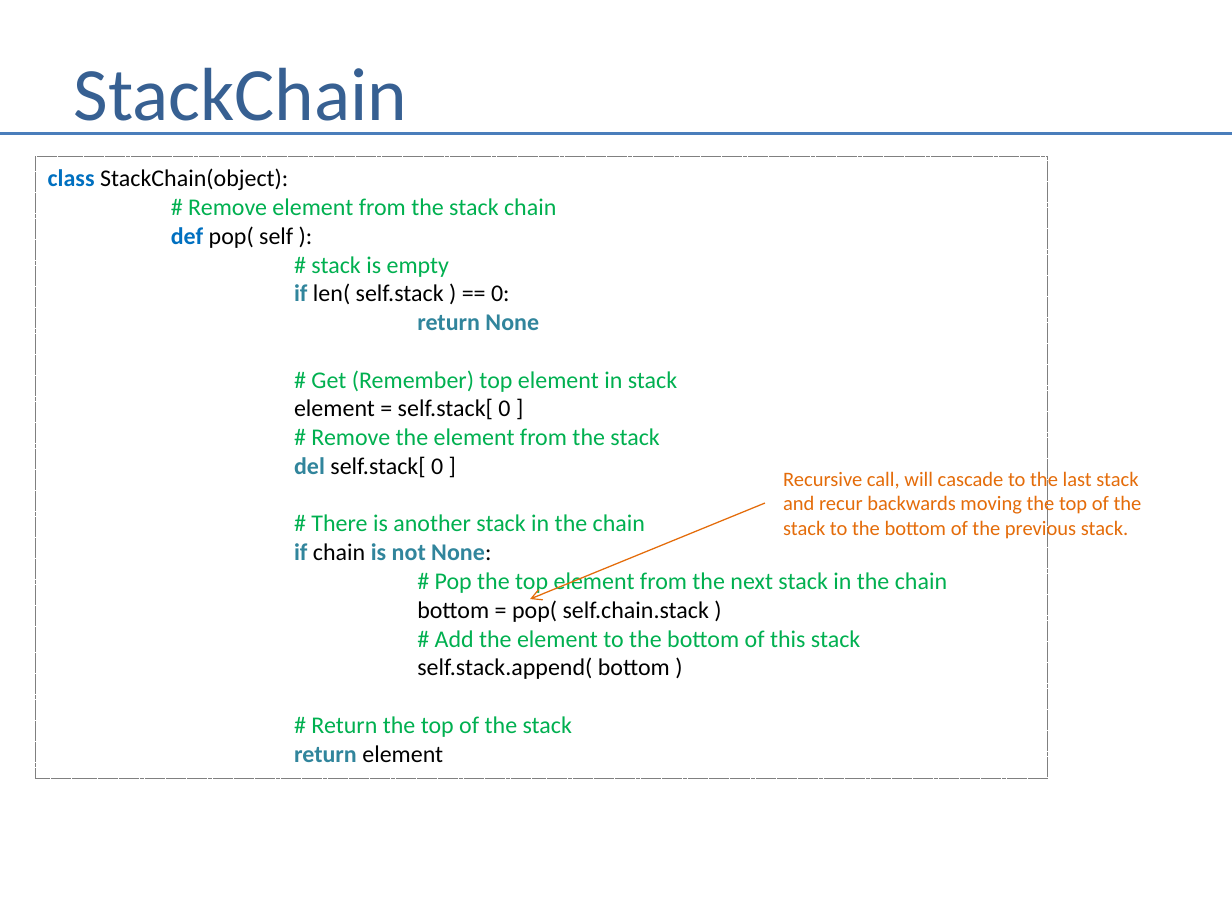
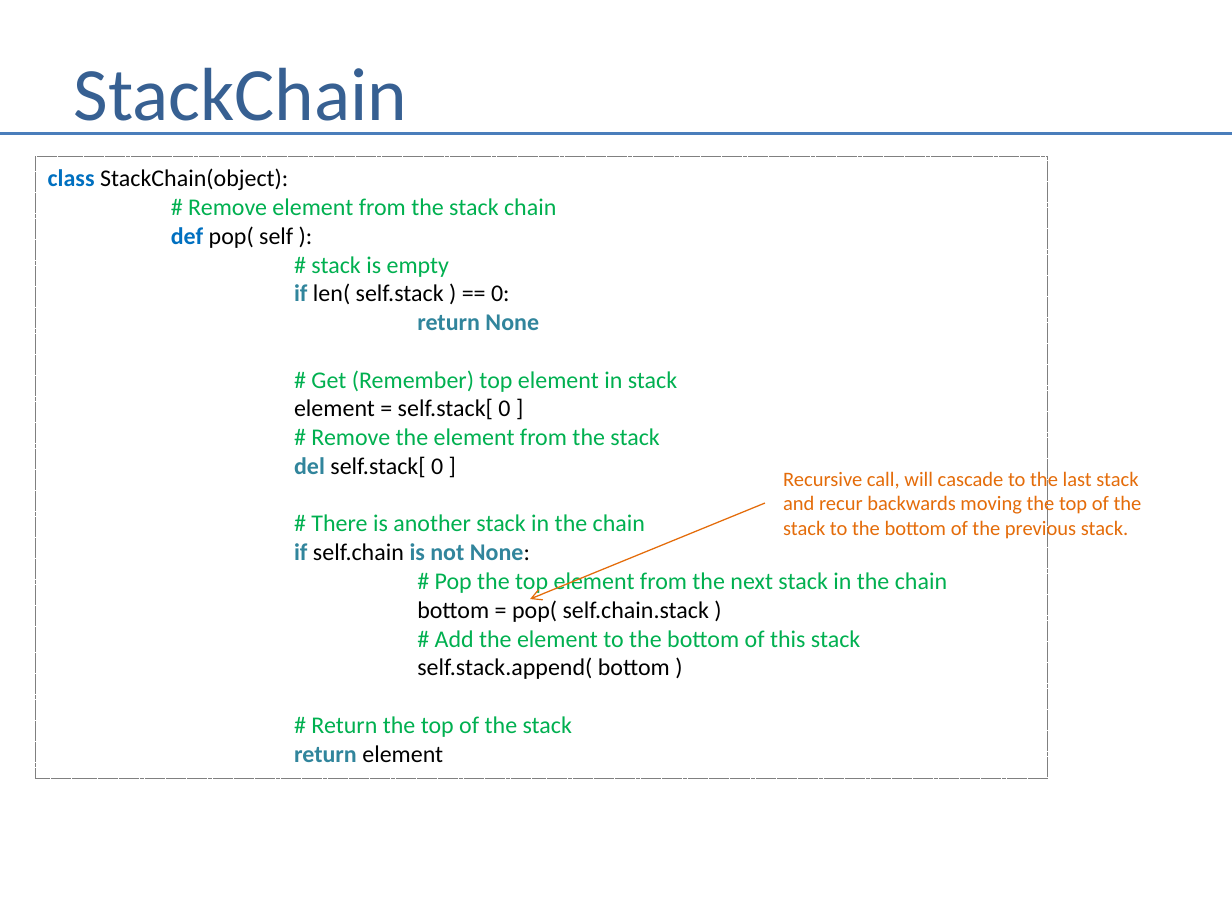
Before and after one commit to andrewferlitsch/Portland-Data-Science-Group, a slide deck: slide 28 of Presentations/Whiteboarding.pptx. Drawn at 1232x924 pixels with LibreOffice and Linux fonts; fonts in the diff are those of the drawing. Boxes give left, top, right and bottom in pixels: in the first picture for what was removed or moved away, otherwise in the second. Text is boxed around its words. In the diff, an @@ line names an element or a change of style, - is before the commit and + after.

```diff
--- a/Presentations/Whiteboarding.pptx
+++ b/Presentations/Whiteboarding.pptx
@@ text in rectangle at [294, 543, 530, 560]: text changed @@
-if chain is not None:
+if self.chain is not None:
```
Also in this commit, not shown: 6 other slides changed.
